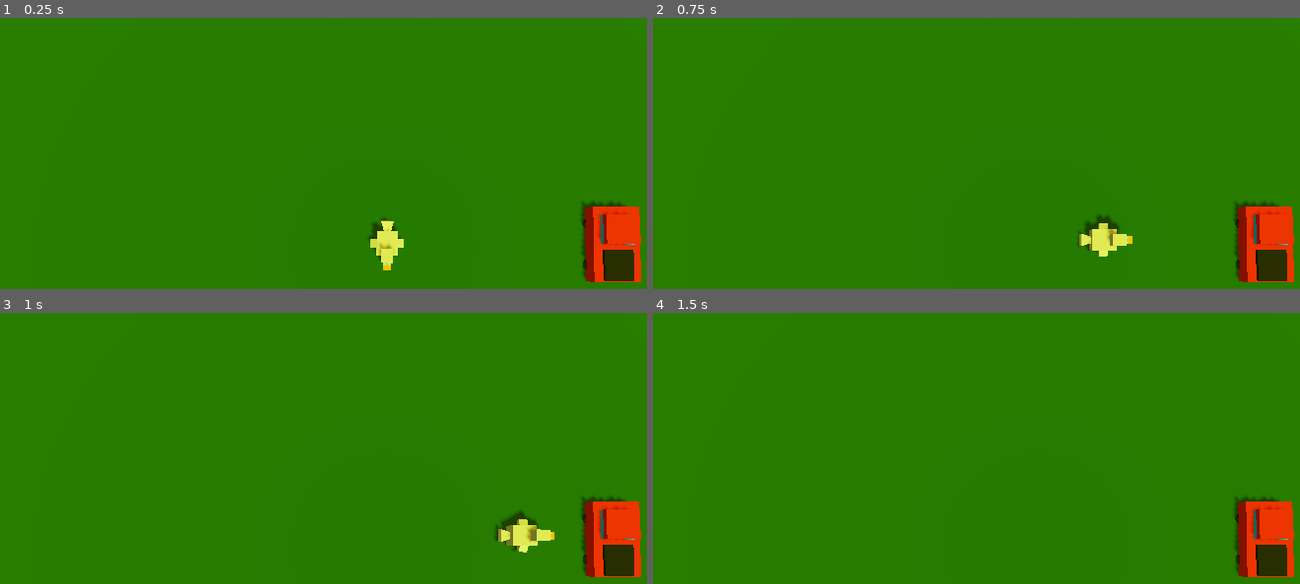
Above: before the commit, frames 1-4 (two rows, left to right).
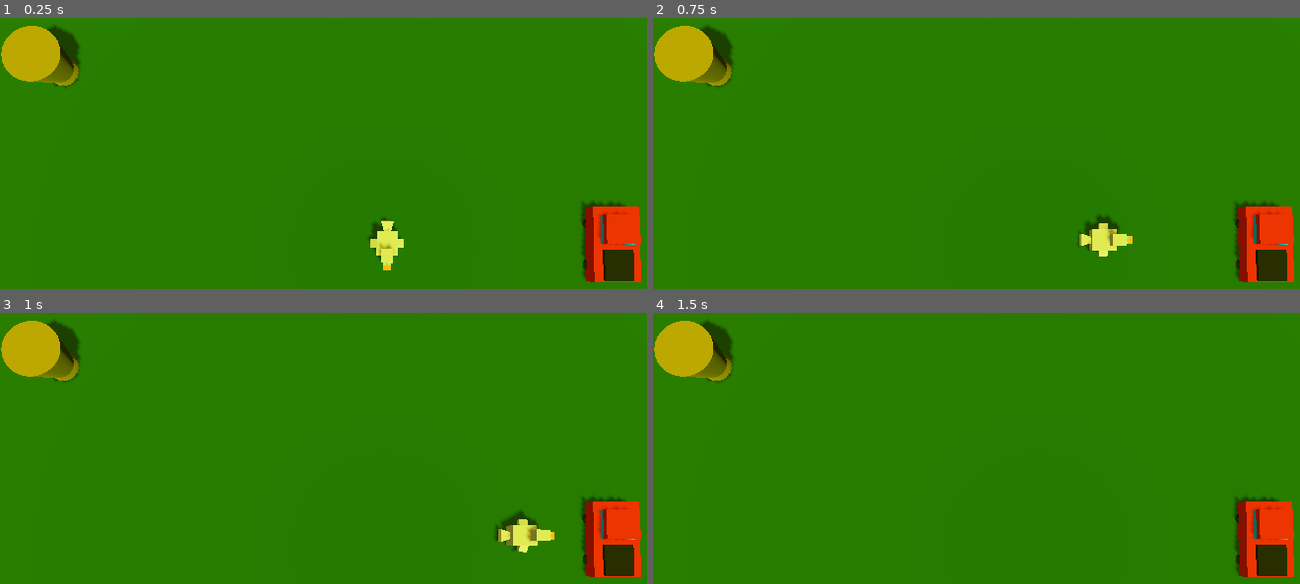
Above: after the commit, the same moments.

Repository: PushingPolygons/dangerxing-PCCDanny
Game: Godot game, scene res://Main/Main.tscn
Same seed, same stepped clock (60 frames per second), same inputs: the game is played once before the commit and once after it.
Inputs:
- Up to frame 1 (0.25 s): no input
- Up to frame 2 (0.75 s): tap Enter at 0.5 s; hold D (move_right) from 0.53 s (still down)
- Up to frame 3 (1 s): keep holding D (move_right)
- Up to frame 4 (1.5 s): release D (move_right) at 1.28 s; hold S (move_down) from 1.28 s (still down)

The runs differ from the first frame. In frame 1, 2.2% of the frame differs, in the area x 0-13%, y 2-26%; in frame 2, 2.2%; in frame 3, 2.2%; in frame 4, 2.2%.

Commit message:
The hen is roosting
The hen has landed!

Diff:
--- a/Code/Main/Main.tscn
+++ b/Code/Main/Main.tscn
@@ -1,9 +1,10 @@
-[gd_scene load_steps=10 format=3 uid="uid://b5qknbp1icbjc"]
+[gd_scene load_steps=11 format=3 uid="uid://b5qknbp1icbjc"]
 
 [ext_resource type="Script" path="res://Main/Main.gd" id="1"]
 [ext_resource type="PackedScene" uid="uid://dph23bwxy023t" path="res://Player/Player.tscn" id="2_v8quc"]
 [ext_resource type="Script" path="res://Player/Player.gd" id="3_l2c8d"]
 [ext_resource type="PackedScene" uid="uid://buwoxjby6e1tt" path="res://Vehicle/Vehicle.tscn" id="4_bruup"]
+[ext_resource type="PackedScene" uid="uid://b3kt5miwigm0h" path="res://Roost/Roost.tscn" id="5_qjt6c"]
 
 [sub_resource type="ProceduralSkyMaterial" id="ProceduralSkyMaterial_vr4y7"]
 sky_top_color = Color(0.74902, 0.639216, 0.145098, 1)
@@ -56,3 +57,6 @@
 
 [node name="Vehicle" parent="." instance=ExtResource("4_bruup")]
 transform = Transform3D(1, 0, 0, 0, 1, 0, 0, 0, 1, 7.87588, 0, 0.101281)
+
+[node name="Roost" parent="." instance=ExtResource("5_qjt6c")]
+transform = Transform3D(1, 0, 0, 0, 1, 0, 0, 0, 1, -11.2708, -0.0121636, -5.75441)
--- a/Code/Player/Player.gd
+++ b/Code/Player/Player.gd
@@ -33,6 +33,8 @@
 func OnAreaEntered(other_area: Area3D):
 	if other_area is Vehicle:
 		kill()
+	elif other_area is Roost:
+			print("Roosted")
 
 func kill():
 	queue_free()
